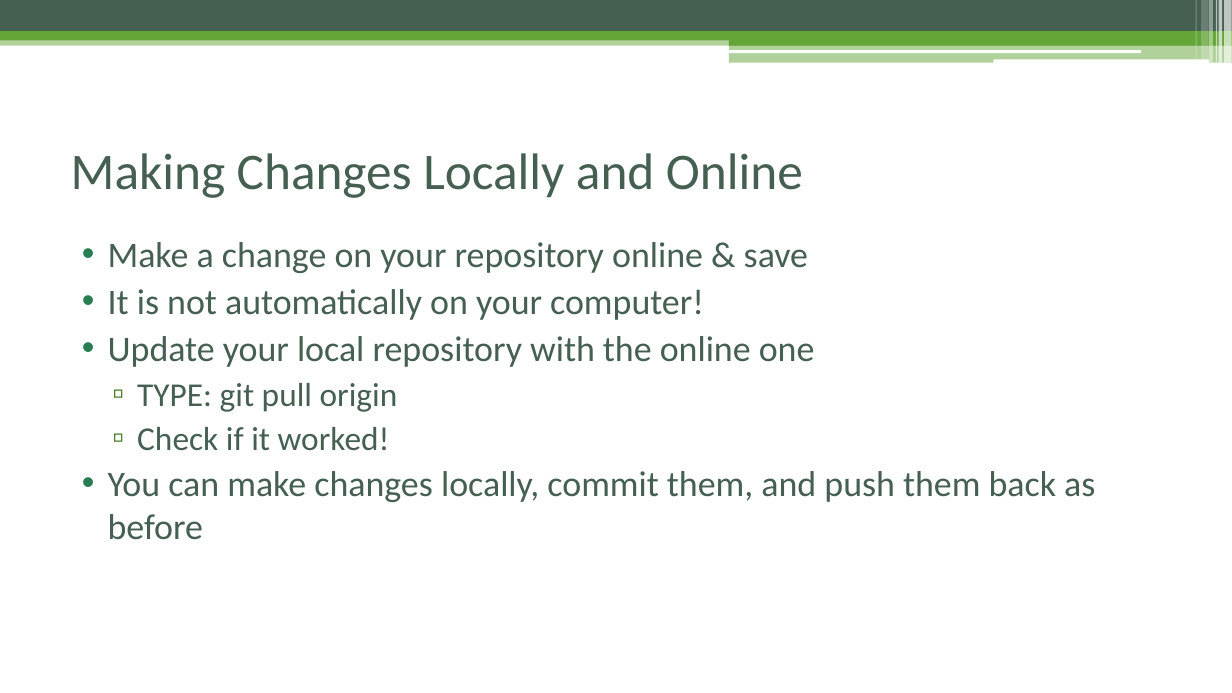
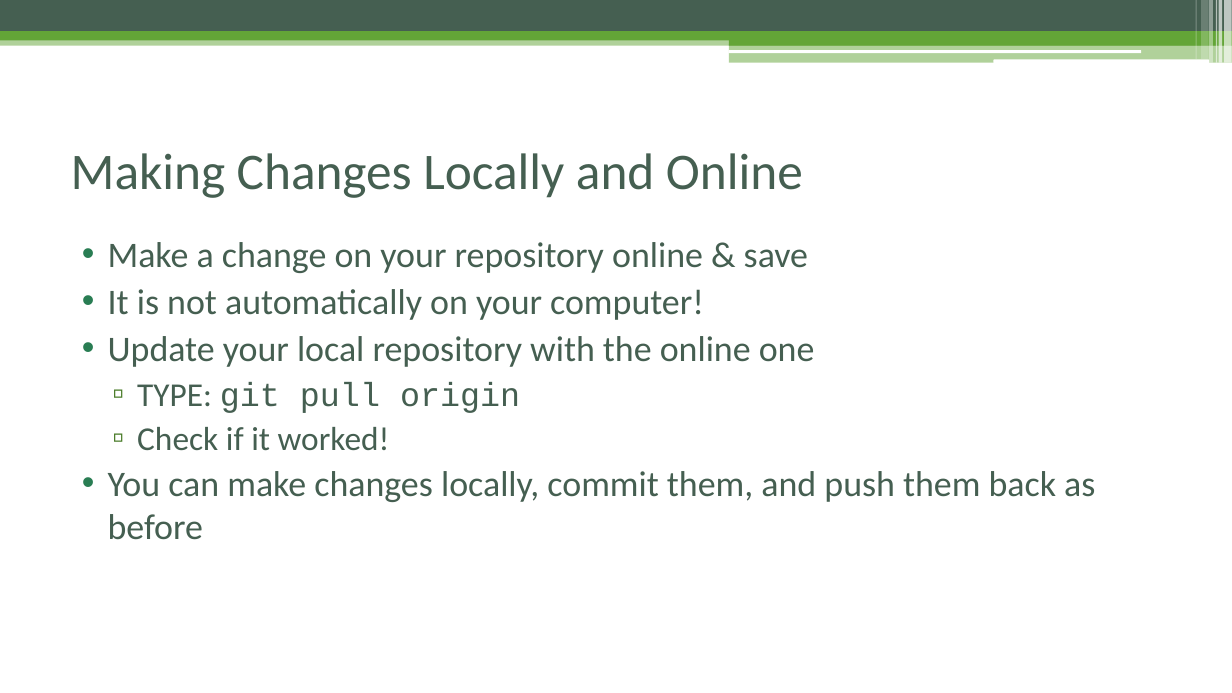
Before and after one commit to domagal9/git-tutorial, a slide deck: slide 24 of git_tutorial.pptx. Drawn at 1232x693 pixels with LibreOffice and Linux fonts; fonts in the diff are those of the drawing. Boxes give left, top, right and bottom in pixels: in the first picture for what was removed or moved away, otherwise in the second. Text is boxed around its words. In the diff, an @@ line names an element or a change of style, - is before the commit and + after.

Commit message:
Font Updates

```diff
--- a/git_tutorial.pptx
+++ b/git_tutorial.pptx
@@ text at [137,382,520,413]: font Calibri to Courier New in "git pull origin" @@
```
Also in this commit, not shown: 9 other slides changed.
